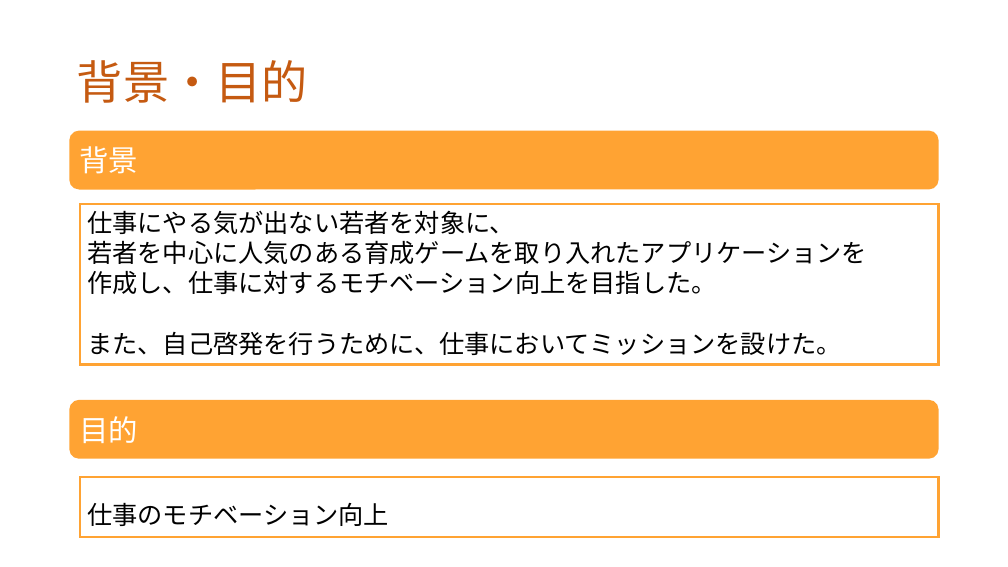
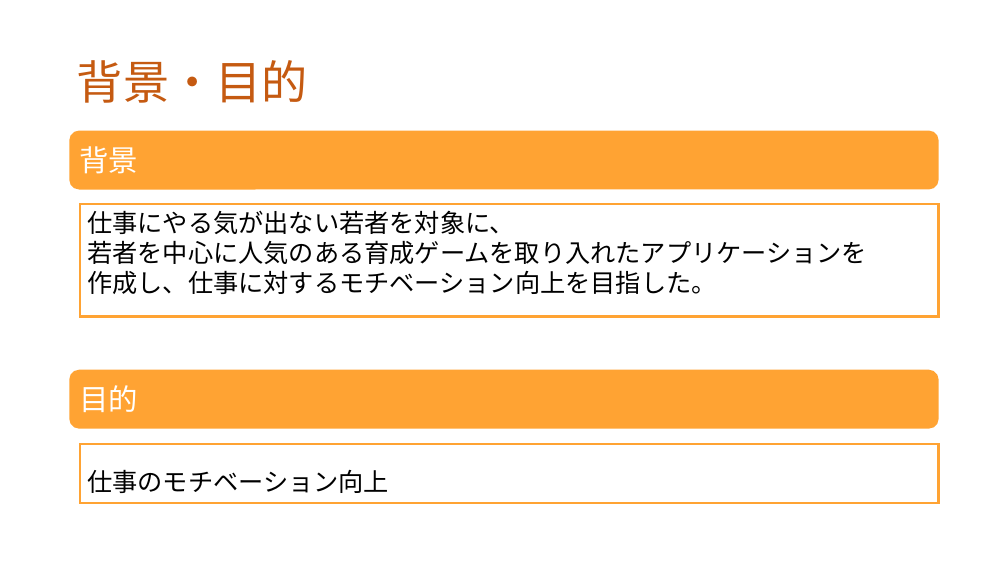
Before and after one commit to dojo2022/F-3, a slide deck: slide 4 of doc/プレゼン資料_F3_なかおっち.pptx. Drawn at 1008x567 pixels with LibreOffice and Linux fonts; fonts in the diff are those of the drawing. Boxes give left, top, right and bottom in pixels: in the first picture for what was removed or moved away, otherwise in the second. Text is boxed around its words. In the diff, an @@ line names an element or a change of style, - is before the commit and + after.

```diff
--- a/doc/プレゼン資料_F3_なかおっち.pptx
+++ b/doc/プレゼン資料_F3_なかおっち.pptx
@@ rectangle: place and size @@
-rectangle at <box>80,204,939,364</box>
+rectangle at <box>80,204,939,316</box>
@@ text at <box>87,331,842,355</box>: paragraph removed @@
-また、自己啓発を行うために、仕事においてミッションを設けた。
@@ rounded rectangle "目的": place and size @@
-rounded rectangle "目的" at <box>70,400,939,459</box>
+rounded rectangle "目的" at <box>70,370,939,429</box>
@@ rectangle: place and size @@
-rectangle at <box>80,477,939,537</box>
+rectangle at <box>80,444,939,504</box>
@@ text "仕事のモチベーション向上": place and size @@
-text "仕事のモチベーション向上" at <box>87,502,389,526</box>
+text "仕事のモチベーション向上" at <box>87,469,389,493</box>
```
Also in this commit, not shown: 4 other slides changed, 1 other file.
